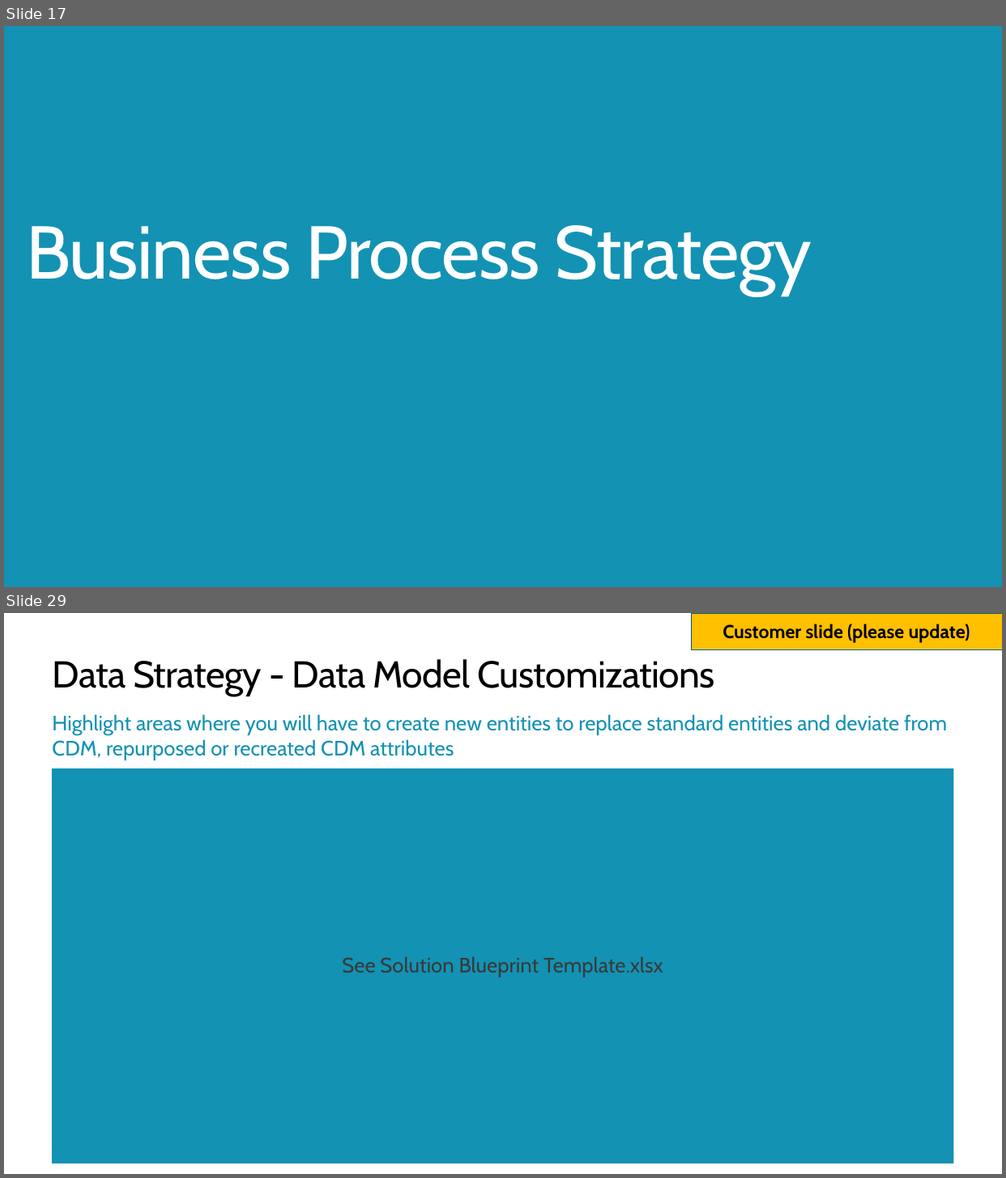
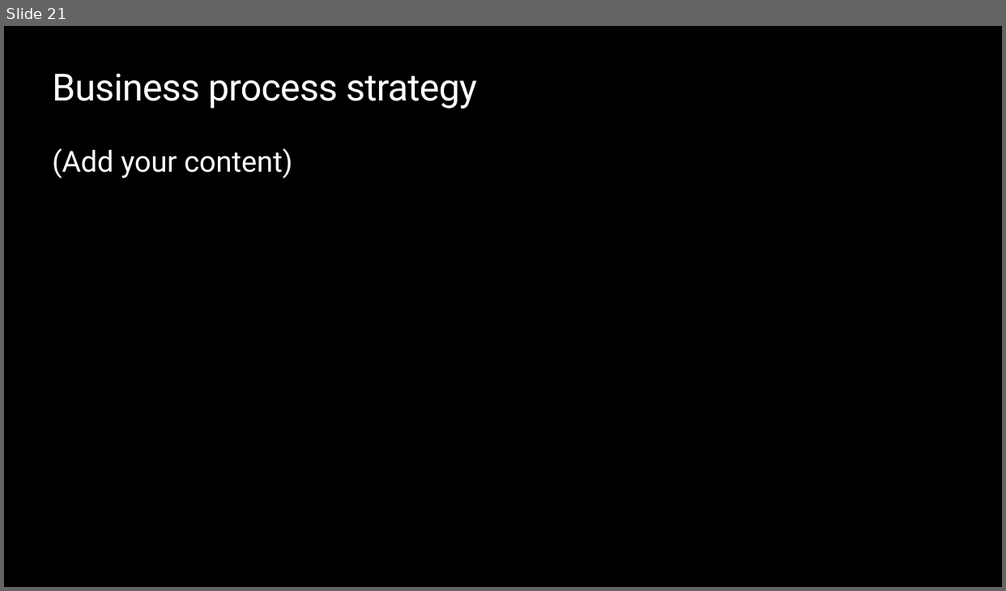
Before and after one commit to MicrosoftDocs/mslearn-developer-tools-power-platform, a slide deck: fasttrack/Solution Blueprint Review workshop template.pptx. Shown one above the other, each under a label of ours: slides 17 and 29 before the commit, slide 21 after it; the slides between them are not shown. The pictures are 1006x1178 and 1006x591 pixels, drawn with LibreOffice and Linux fonts; fonts in the diff are those of the drawing; background and template pictures are left out. Boxes give left, top, right and bottom in pixels: in the first picture for what was removed or moved away, otherwise in the second. Text is boxed around its words. In the diff, an @@ line names an element or a change of style, - is before the commit and + after.

```diff
--- a/fasttrack/Solution Blueprint Review workshop template.pptx
+++ b/fasttrack/Solution Blueprint Review workshop template.pptx
@@ slide 29 removed at (4, 613, 1002, 1174), background #FFFFFF @@
@@ rectangle removed at (691, 613, 1002, 649) @@
-Customer slide (please update)
@@ title removed at (52, 659, 715, 696) @@
-Data Strategy - Data Model Customizations
@@ text removed at (52, 714, 947, 760) @@
-Highlight areas where you will have to create new entities to replace standard entities and deviate from CDM, repurposed or recreated CDM attributes
@@ rectangle removed at (52, 769, 954, 1164) @@
-See Solution Blueprint Template.xlsx
@@ what was slide 17 is now slide 21 @@
@@ slide 21 changed as well @@
@@ background #1392B3 to #000000 @@
@@ title at (52, 73, 477, 109): text changed; size 72 to 36 pt; font Cabin to Roboto @@
-Business Process Strategy
+Business process strategy
@@ text added at (52, 148, 292, 178), 28 pt, text #FFFFFF @@
+(Add your content)
```
Also in this commit, not shown: 4 other slides changed, 46 slides added, 64 other slides removed.
